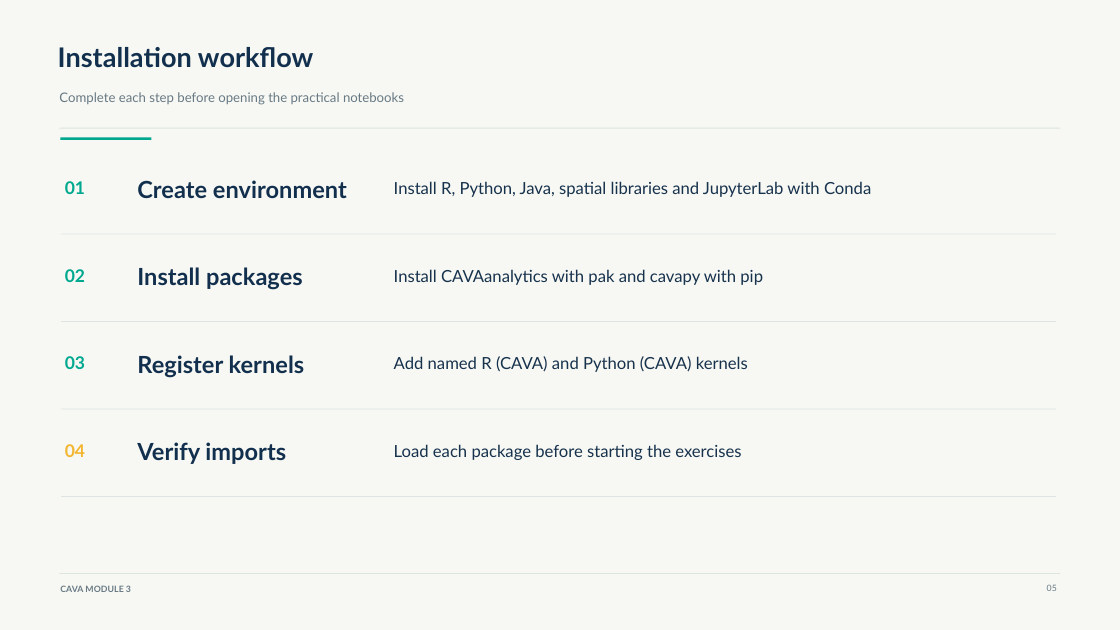
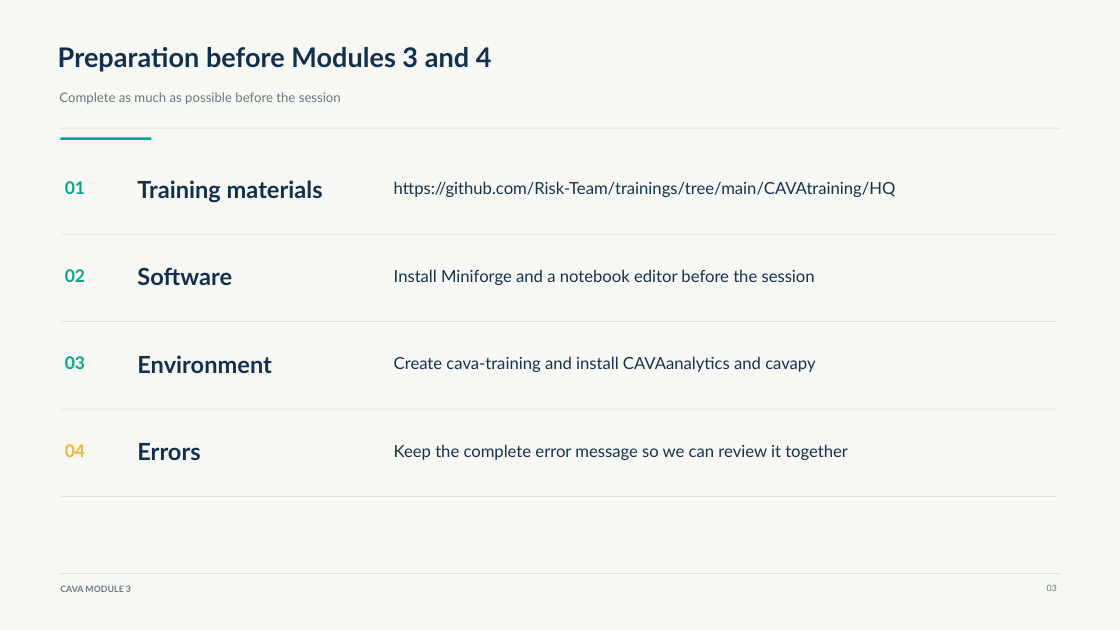
Before and after one commit to Risk-Team/trainings, a slide deck: slide 3 of CAVAtraining/HQ/day3/CAVA_Module_3.pptx (slide 5 before the commit). Drawn at 1120x630 pixels with LibreOffice and Linux fonts; fonts in the diff are those of the drawing. Boxes give left, top, right and bottom in pixels: in the first picture for what was removed or moved away, otherwise in the second. Text is boxed around its words. In the diff, an @@ line names an element or a change of style, - is before the commit and + after.

```diff
--- a/CAVAtraining/HQ/day3/CAVA_Module_3.pptx
+++ b/CAVAtraining/HQ/day3/CAVA_Module_3.pptx
@@ text at (58, 47, 492, 72): text changed @@
-Installation workflow
+Preparation before Modules 3 and 4
@@ text at (59, 92, 341, 104): text changed @@
-Complete each step before opening the practical notebooks
+Complete as much as possible before the session
@@ text at (137, 180, 323, 203): text changed @@
-Create environment
+Training materials
@@ text at (394, 181, 896, 197): text changed @@
-Install R, Python, Java, spatial libraries and JupyterLab with Conda
+https://github.com/Risk-Team/trainings/tree/main/CAVAtraining/HQ
@@ text at (137, 267, 232, 285): text changed @@
-Install packages
+Software
@@ text at (394, 269, 815, 285): text changed @@
-Install CAVAanalytics with pak and cavapy with pip
+Install Miniforge and a notebook editor before the session
@@ text at (137, 355, 272, 373): text changed @@
-Register kernels
+Environment
@@ text at (394, 356, 815, 372): text changed @@
-Add named R (CAVA) and Python (CAVA) kernels
+Create cava-training and install CAVAanalytics and cavapy
@@ text at (137, 443, 200, 460): text changed @@
-Verify imports
+Errors
@@ text at (394, 444, 848, 460): text changed @@
-Load each package before starting the exercises
+Keep the complete error message so we can review it together
```
Also in this commit, not shown: 6 other slides changed, 4 slides added, 2 slides removed, 4 other files.
